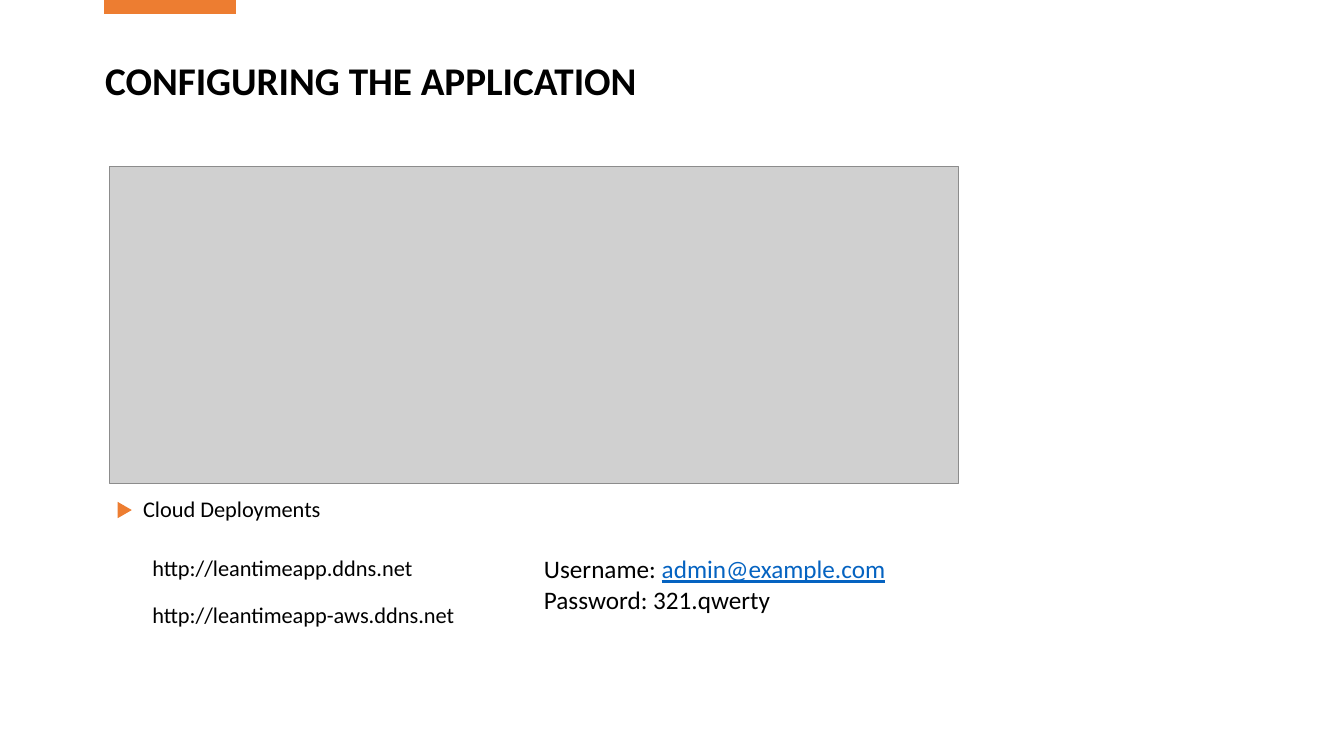
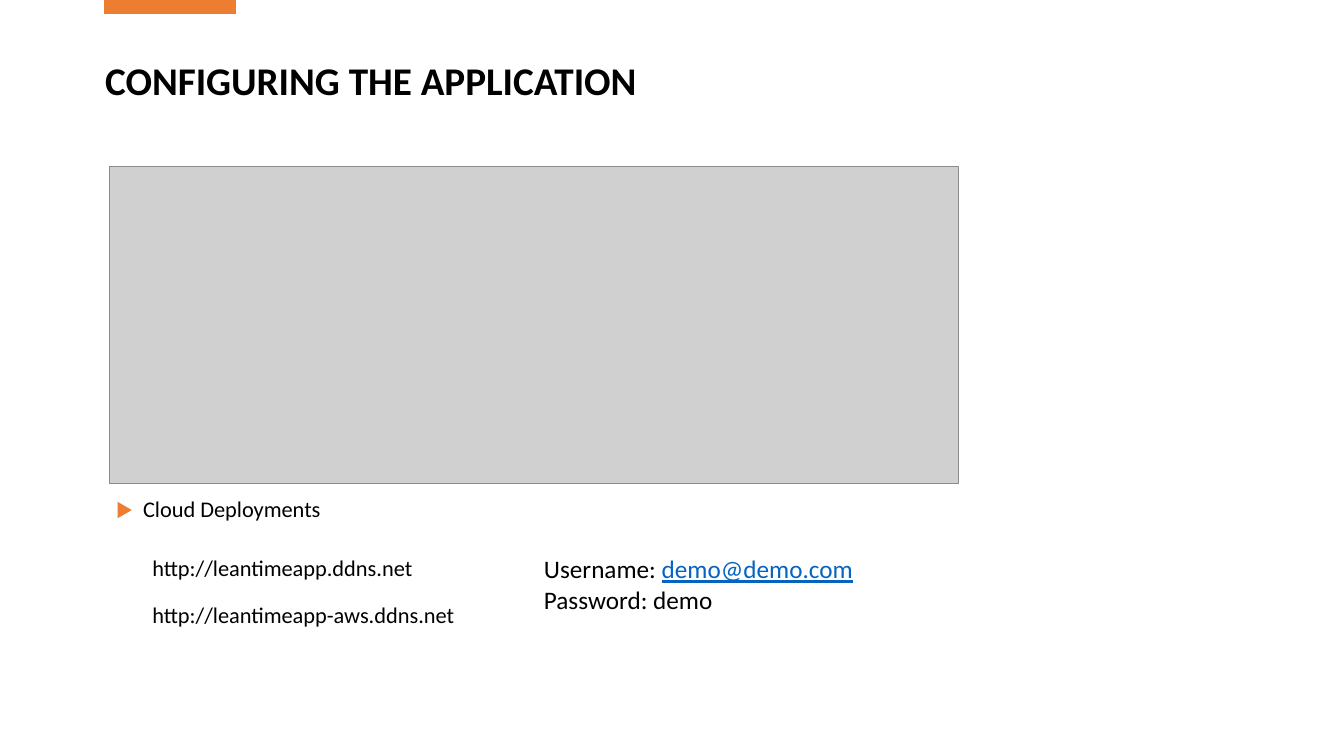
Before and after one commit to MKaiyum/marist-mscs621-2019-MamunProject, a slide deck: slide 22 of docs/Final Project.pptx. Drawn at 1344x756 pixels with LibreOffice and Linux fonts; fonts in the diff are those of the drawing; grey boxes stand for pictures. Boxes give left, top, right and bottom in pixels: in the first picture for what was removed or moved away, otherwise in the second. Text is boxed around its words. In the diff, an @@ line names an element or a change of style, - is before the commit and + after.

```diff
--- a/docs/Final Project.pptx
+++ b/docs/Final Project.pptx
@@ text at (544, 560, 853, 609): text changed @@
-Username: admin@example.com
-Password: 321.qwerty
+Username: demo@demo.com
+Password: demo
```
